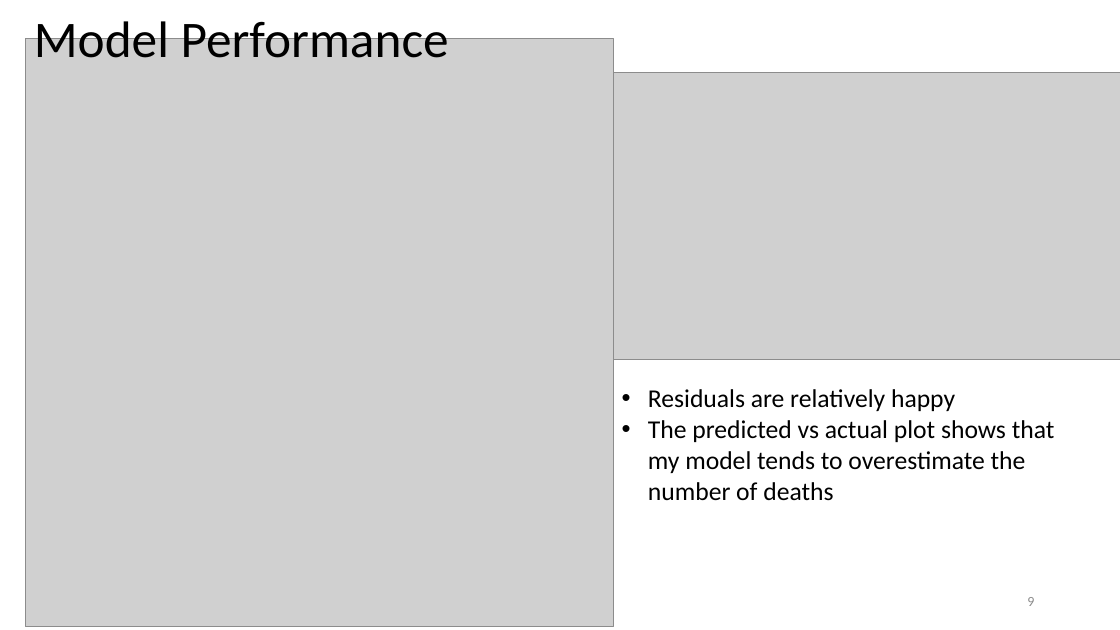
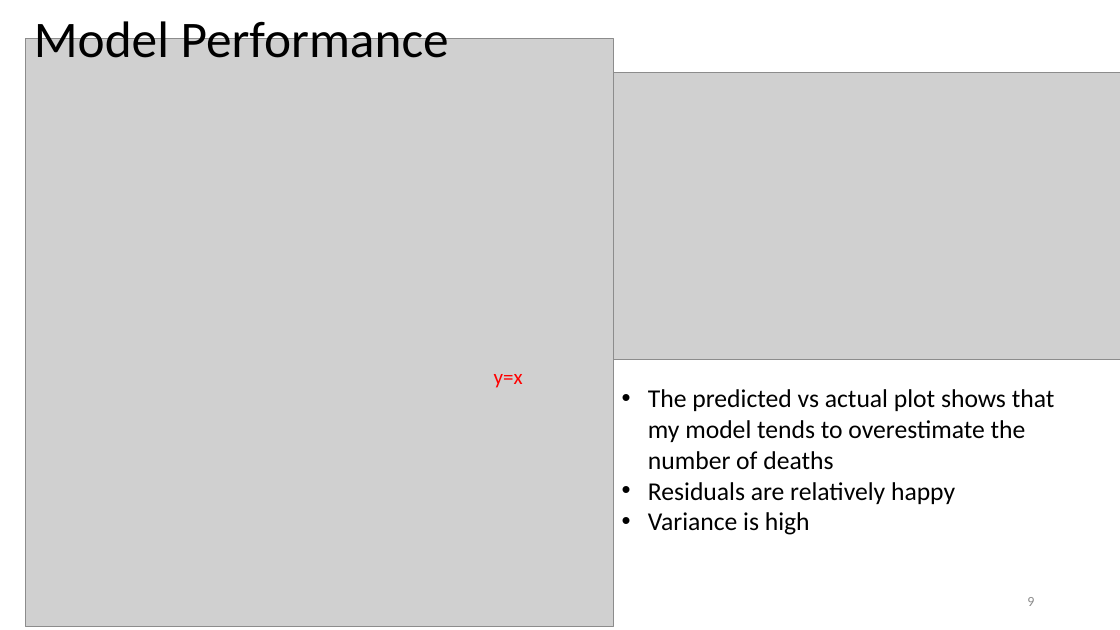
Before and after one commit to nkinnaird/CountyCovidIndexing, a slide deck: slide 9 of Presentation/CovidProjectPresentation.pptx. Drawn at 1120x630 pixels with LibreOffice and Linux fonts; fonts in the diff are those of the drawing; grey boxes stand for pictures. Boxes give left, top, right and bottom in pixels: in the first picture for what was removed or moved away, otherwise in the second. Text is boxed around its words. In the diff, an @@ line names an element or a change of style, - is before the commit and + after.

Commit message:
Added residual deaths vs county map, updated some plots, updated presentation.

```diff
--- a/Presentation/CovidProjectPresentation.pptx
+++ b/Presentation/CovidProjectPresentation.pptx
@@ text added at [494, 374, 523, 388], 18 pt, text #FF0000 @@
+y=x
@@ text at [648, 389, 1055, 470]: paragraph added @@
+• The predicted vs actual plot shows that my model tends to overestimate the number of deaths
@@ text at [648, 512, 810, 535]: text changed @@
-• The predicted vs actual plot shows that my model tends to overestimate the number of deaths
+• Variance is high
```
Also in this commit, not shown: 7 other slides changed, 3 slides added, 1 slide removed, 19 other files.
